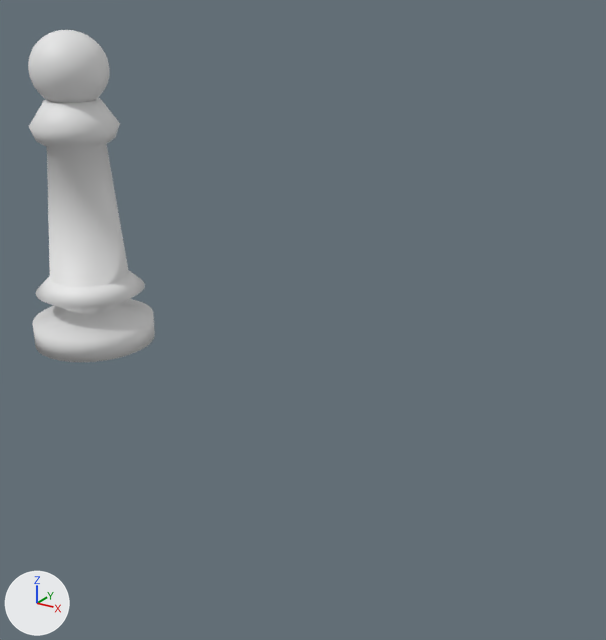
Before and after pictures for a commit that changed the Blender file Blender Files/pawn.blend.
Camera for both pictures: a 50 mm camera at (10.1, -9.34, 5.93) aimed at (4.63, -0.69, 1.87). Arrows for +X, +Y and +Z are at lower left; the lights stay in place.

Before the edit, the objects in view are built like this:
```python
me_circle = bpy.data.meshes.new('Circle')
me_circle.from_pydata(...)  # 834 vertices, 834 faces; spans x -1.0..1.0, y -1.0..1.0, z 0.34..5.62
me_circle.polygons.foreach_set('use_smooth', [True] * 834)
ob_circle = bpy.data.objects.new('Circle', me_circle)
ob_circle.location = (0.0, 0.0, 0.0)
ob_circle.scale = (1.0, 1.0, 0.947)
```
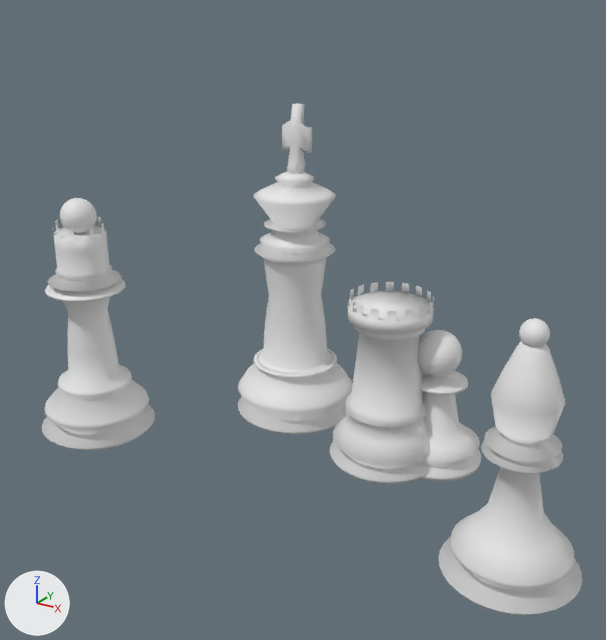
Location of each change, [x1, y1, x2, y2] in pixels of the pictures (606 x 640 px):
'Circle', reshaped, moved, rescaled: before [28, 30, 155, 362]; after [417, 330, 481, 481]
'Circle.004', added: after [439, 318, 582, 615]
'Circle.002', added: after [238, 103, 353, 434]
'Circle.003', added: after [42, 198, 155, 450]
'Circle.001', added: after [330, 282, 434, 484]
part 1 of me_circle, added: after [418, 330, 462, 377]
part 2 of me_circle, added: after [417, 370, 481, 481]
part 3 of me_circle, deleted: before [28, 30, 110, 103]
part 4 of me_circle, deleted: before [29, 98, 155, 362]

What changed in the scene script:
```text
Change me_circle:
    used by ob_circle; location = (0.0, 0.0, 0.0); scale = (1.0, 1.0, 0.947)
    remove me_circle.from_pydata(...)  # 834 vertices, 834 faces; spans x -1.0..1.0, y -1.0..1.0, z 0.34..5.62
    add me_circle.from_pydata(...)  # 898 vertices, 898 faces; spans x -3.38..-1.35, y -0.37..1.66, z -0.02..3.07
    me_circle part 1: a new loose piece, a UV sphere (32 segments, 16 rings, poles along z) spanning x -2.87..-1.88, y -0.02..0.98, z 2.07..3.07
    me_circle part 2: a new loose piece of 416 vertices spanning x -3.38..-1.35, y -0.37..1.66, z -0.02..2.11
    me_circle part 3: the loose piece of 482 vertices spanning x -0.6..0.6, y -0.6..0.6, z 4.42..5.62 is deleted
    me_circle part 4: the loose piece of 352 vertices spanning x -1.0..1.0, y -1.0..1.0, z 0.34..4.54 is deleted
Add me_circle_001:
    me_circle_001.from_pydata(...)  # 549 vertices, 500 faces, 1 loose edge; spans x 14.13..16.32, y 1.05..3.24, z -0.01..3.43
    me_circle_001.polygons.foreach_set('use_smooth', [True] * 500)
Add me_circle_002:
    me_circle_002.from_pydata(...)  # 988 vertices, 956 faces; spans x 4.46..6.53, y 1.34..3.41, z -0.28..5.02
    me_circle_002.polygons.foreach_set('use_smooth', [True] * 956)
Add me_circle_003:
    me_circle_003.from_pydata(...)  # 1270 vertices, 1260 faces; spans x -1.15..1.15, y -1.15..1.15, z 0.0..4.8
    me_circle_003.polygons.foreach_set('use_smooth', [True] * 1260)
Add me_circle_004:
    me_circle_004.from_pydata(...)  # 1058 vertices, 1058 faces; spans x -1.15..1.12, y -0.04..2.24, z -0.16..4.3
    me_circle_004.polygons.foreach_set('use_smooth', [True] * 1058)
Change ob_circle:
    ob_circle.location: (0.0, 0.0, 0.0) -> (7.74, -0.39, 0.01)
    ob_circle.scale: (1.0, 1.0, 0.947) -> (0.605, 0.605, 0.605)
Add ob_circle_001:
    ob_circle_001 = bpy.data.objects.new('Circle.001', me_circle_001)
    ob_circle_001.location = (-4.53, -1.83, 0.02)
    ob_circle_001.scale = (0.675, 0.675, 0.675)
Add ob_circle_002:
    ob_circle_002 = bpy.data.objects.new('Circle.002', me_circle_002)
    ob_circle_002.location = (-0.65, -1.83, 0.27)
    ob_circle_002.scale = (0.84, 0.84, 0.84)
Add ob_circle_003:
    ob_circle_003 = bpy.data.objects.new('Circle.003', me_circle_003)
    ob_circle_003.location = (1.88, -1.83, 0.03)
    ob_circle_003.scale = (0.697, 0.697, 0.697)
Add ob_circle_004:
    ob_circle_004 = bpy.data.objects.new('Circle.004', me_circle_004)
    ob_circle_004.location = (8.0, -2.57, 0.12)
    ob_circle_004.scale = (0.664, 0.664, 0.664)
```
